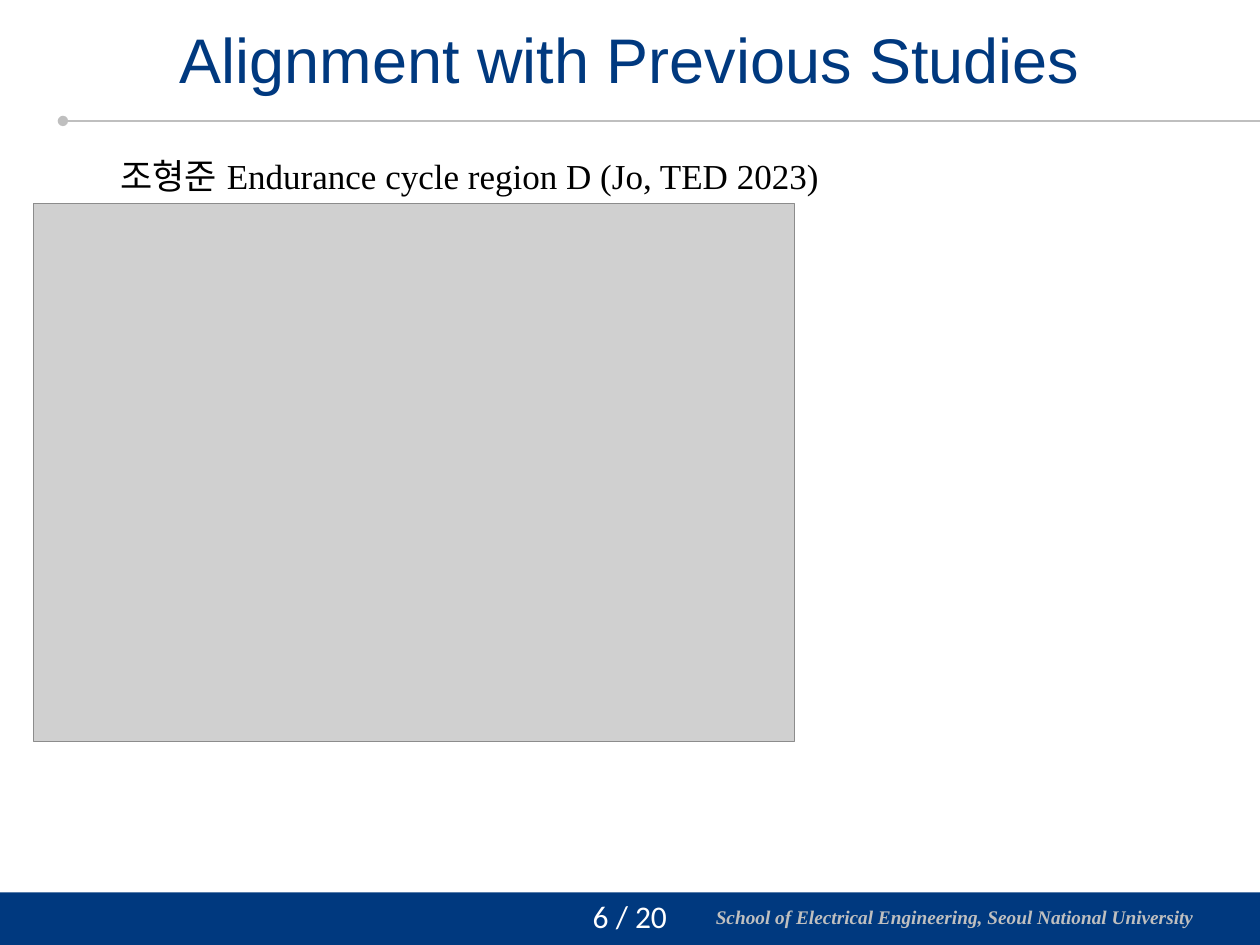
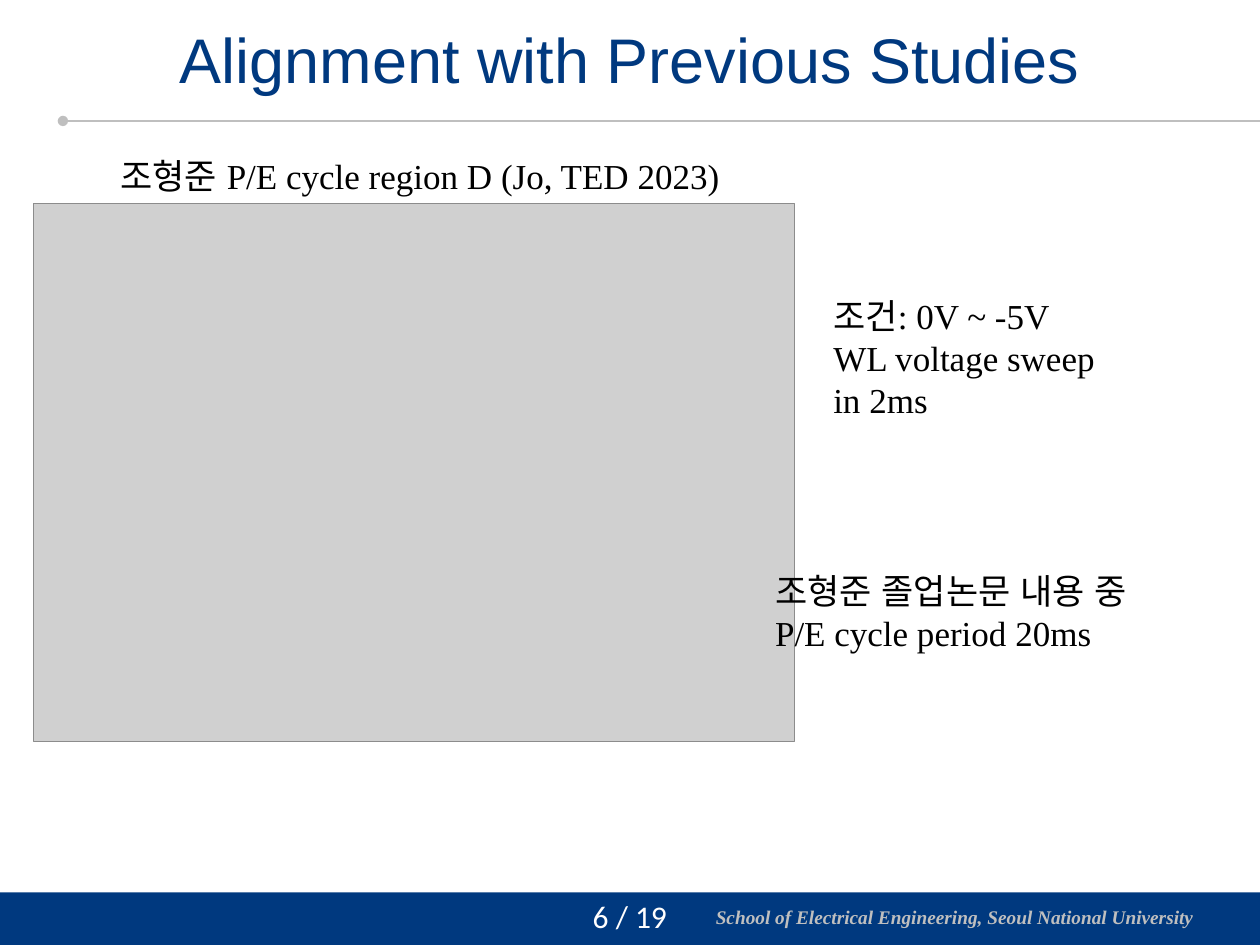
Before and after one commit to vectorcont62-dev/Graduation-SNU-MS, a slide deck: slide 7 of 진명 석사졸업 연구 정리 - 피드백 반영.pptx. Drawn at 1260x945 pixels with LibreOffice and Linux fonts; fonts in the diff are those of the drawing; grey boxes stand for pictures; background and template pictures are left out. Boxes give left, top, right and bottom in pixels: in the first picture for what was removed or moved away, otherwise in the second. Text is boxed around its words. In the diff, an @@ line names an element or a change of style, - is before the commit and + after.

```diff
--- a/진명 석사졸업 연구 정리 - 피드백 반영.pptx
+++ b/진명 석사졸업 연구 정리 - 피드백 반영.pptx
@@ text at <box>120,159,720,197</box>: text changed @@
-조형준 Endurance cycle region D (Jo, TED 2023)
+조형준 P/E cycle region D (Jo, TED 2023)
@@ text added at <box>833,300,1095,414</box>, 20 pt, text #000000 @@
+조건: 0V ~ -5V
+WL voltage sweep
+in 2ms
@@ text added at <box>775,569,1127,653</box>, 20 pt, text #000000 @@
+조형준 졸업논문 내용 중
+P/E cycle period 20ms
@@ page number at <box>593,906,667,929</box>: text changed @@
-6 / 20
+6 / 19
```
Also in this commit, not shown: 3 other slides changed.
